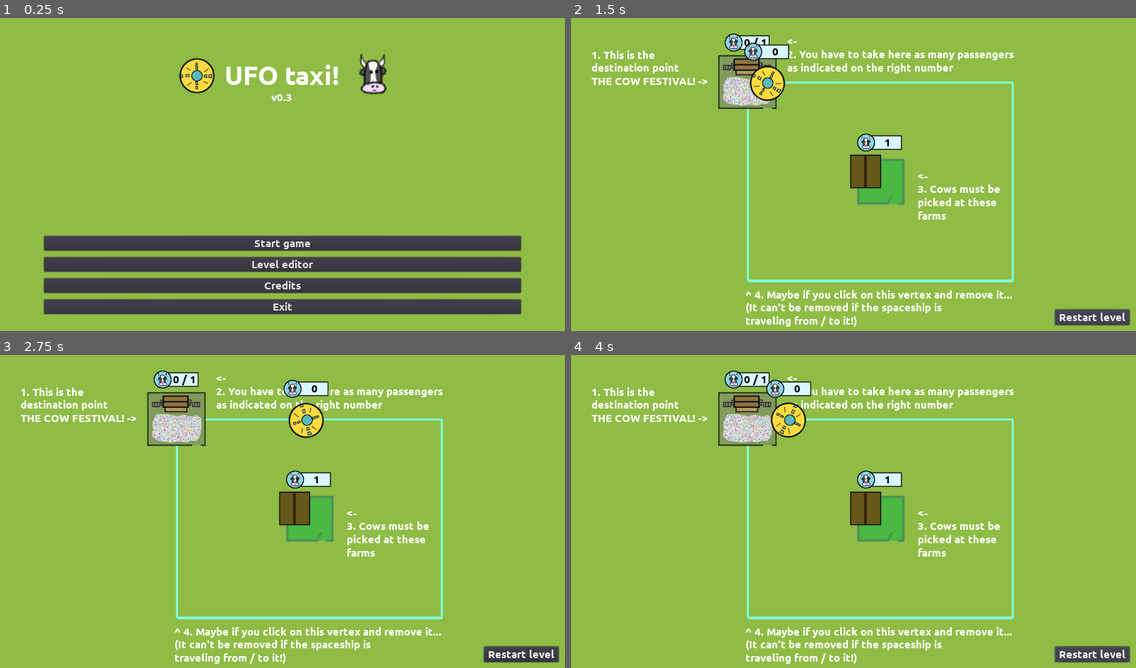
Above: before the commit, frames 1-4 (two rows, left to right).
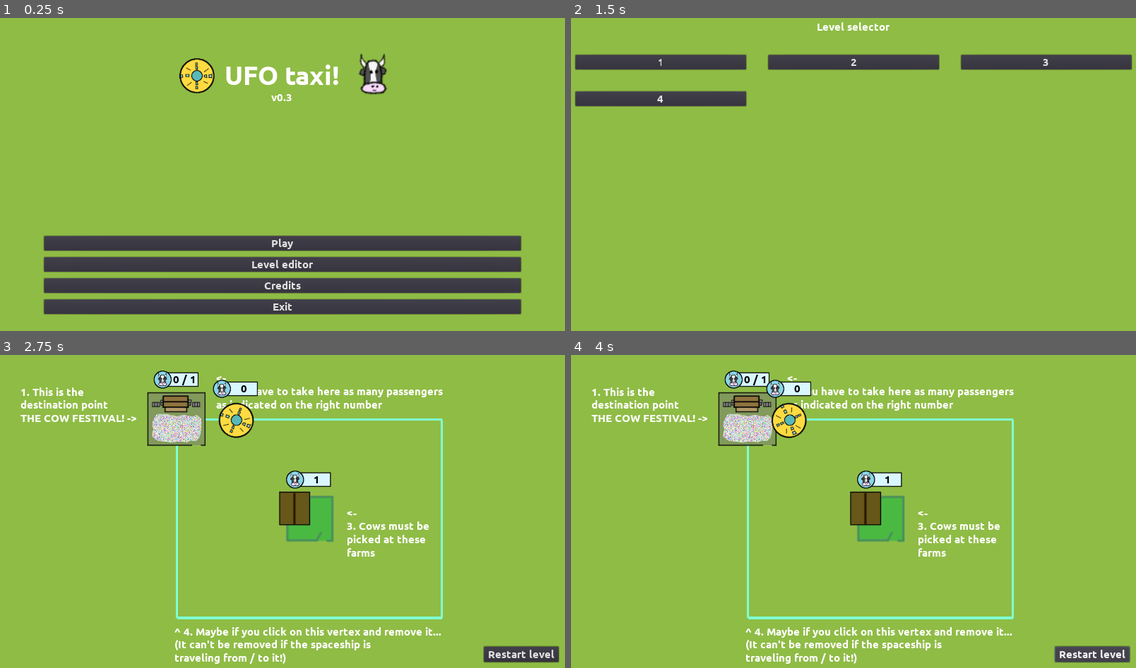
Above: after the commit, the same moments.

Repository: moisesjbc/ufo-taxi
Game: Godot game, scene res://menus/main_menu/main_menu.tscn
Two runs of this game, one before a commit and one after it. Both use one fixed random seed, a clock stepped at 60 frames per second and the inputs below.
Inputs (mouse positions are in pixels of both pictures, inside the frame that each line leads up to):
- Up to frame 1 (0.25 s): no input
- Up to frame 2 (1.5 s): click "Start game" (after the commit: "Play") at 0.5 s; click (1090, 318) at 1.25 s, where only the run before the commit has a clickable "Restart level"
- Up to frame 3 (2.75 s): click (90, 398) at 2 s, where only the run after the commit has a clickable "1"
- Up to frame 4 (4 s): click "Restart level" at 2.75 s; click "Restart level" at 3.5 s

The runs differ from the first frame. In frame 1, 0.1% of the frame differs, in the area x 45-55%, y 70-74%; in frame 2, 14%, in the area x 0-100%, y 1-99%; in frame 3, 1.9%; in frame 4, 0.3%.

Commit message:
Added level selector

Diff:
--- a/godot-project/gameplay/main/main.gd
+++ b/godot-project/gameplay/main/main.gd
@@ -21,21 +21,21 @@
 
 
 func set_current_level(level_index):
-	$current_campaign.load_level(0, level_index)
 	reset_current_level()
 
 func reset_current_level():
-	$railtrack.reset($current_campaign/current_level.railtrack_nodes, $current_campaign/current_level.n_remaining_actions)
-	$destination_area.reset($railtrack.get_node('path'), len($current_campaign/current_level.pickup_area_positions))
-	$gui/remaining_actions_label.visible = ($current_campaign/current_level.n_remaining_actions != null)
+	$railtrack.reset(level_manager.railtrack_nodes, level_manager.n_remaining_actions)
+	$destination_area.reset($railtrack.get_node('path'), len(level_manager.pickup_area_positions))
+	$gui/remaining_actions_label.visible = (level_manager.n_remaining_actions != null)
 
-	instantiate_areas($pickup_areas, $current_campaign/current_level.pickup_area_positions, pickup_area_scene)
-	instantiate_areas($area_51_areas, $current_campaign/current_level.area_51_positions, area_51_scene)
+	instantiate_areas($pickup_areas, level_manager.pickup_area_positions, pickup_area_scene)
+	instantiate_areas($area_51_areas, level_manager.area_51_positions, area_51_scene)
+	instantiate_texts($texts, level_manager.texts)
 
 
 # TODO: REMOVE
 func play_level(level_dict):
-	$current_campaign/current_level.load_from_dict(level_dict)
+	level_manager.load_from_dict(level_dict)
 	reset_current_level()
 
 
@@ -48,13 +48,25 @@
 		parent_node.add_child(area)
 		area.global_position = position
 
+
+func instantiate_texts(parent_node, texts):
+	for text in parent_node.get_children():
+		text.queue_free()
+
+	for text in texts:
+		var label = Label.new()
+		label.set_global_position(Vector2(text['position'][0], text['position'][1]))
+		label.set_size(Vector2(text['size'][0], text['size'][1]))
+		label.text = text['text']
+		parent_node.add_child(label)
+
 func next_level():
-	$current_campaign.load_next_level()
+	campaign_manager.load_next_level()
 	reset_current_level()
 
 func restart_level():
-	if $current_campaign != null:
-		set_current_level($current_campaign.current_level_index)
+	if campaign_manager != null:
+		set_current_level(campaign_manager.current_level_index)
 
 func _on_destination_area_all_passengers_left():
 	$gui/level_win_menu.display()
--- a/godot-project/gameplay/main/main.tscn
+++ b/godot-project/gameplay/main/main.tscn
@@ -1,15 +1,13 @@
-[gd_scene load_steps=12 format=2]
+[gd_scene load_steps=10 format=2]
 
 [ext_resource path="res://gameplay/main/main.gd" type="Script" id=1]
 [ext_resource path="res://gameplay/warning_label/warning_label.tscn" type="PackedScene" id=2]
-[ext_resource path="res://gameplay/main/current_campaign.gd" type="Script" id=3]
 [ext_resource path="res://gameplay/player/player.tscn" type="PackedScene" id=4]
 [ext_resource path="res://gameplay/railtrack/railtrack.tscn" type="PackedScene" id=5]
 [ext_resource path="res://gameplay/destination_area/destination_area.tscn" type="PackedScene" id=6]
 [ext_resource path="res://menus/level_win_menu/level_win_menu.tscn" type="PackedScene" id=7]
 [ext_resource path="res://fonts/Ubuntu-B.ttf" type="DynamicFontData" id=10]
 [ext_resource path="res://menus/game_over_menu/game_over.tscn" type="PackedScene" id=12]
-[ext_resource path="res://gameplay/main/level.gd" type="Script" id=13]
 
 [sub_resource type="DynamicFont" id=1]
 size = 30
@@ -30,15 +28,11 @@
 
 [node name="warning_label" parent="." instance=ExtResource( 2 )]
 
-[node name="current_campaign" type="Node" parent="."]
-script = ExtResource( 3 )
-
-[node name="current_level" type="Node" parent="current_campaign"]
-script = ExtResource( 13 )
-
 [node name="pickup_areas" type="Node2D" parent="."]
 
 [node name="area_51_areas" type="Node2D" parent="."]
+
+[node name="texts" type="Node2D" parent="."]
 
 [node name="gui" type="Node" parent="."]
 
--- a/godot-project/gameplay/main/current_campaign.gd
+++ b/godot-project/globals/campaign_manager/campaign_manager.gd
@@ -5,16 +5,16 @@
 var current_level_index = 0
 
 func load_level(campaign_index: int, level_index: int):
-	self._load_campaign_info(campaign_index)
+	self.load_campaign_info(campaign_index)
 	self._load_level(level_index)
 
 
 func _load_level(level_index: int):
 	self.current_level_index = level_index
-	$current_level.load_from_file(self._level_filepath(level_index))
+	level_manager.load_from_file(self._level_filepath(level_index))
 
 
-func _load_campaign_info(campaign_index: int):
+func load_campaign_info(campaign_index: int):
 	var file = File.new()
 	file.open('res://levels/campaign/campaigns.json', file.READ)
 	var text = file.get_as_text()
--- /dev/null
+++ b/godot-project/globals/campaign_manager/campaign_manager.tscn
@@ -0,0 +1,6 @@
+[gd_scene load_steps=2 format=2]
+
+[ext_resource path="res://globals/campaign_manager/campaign_manager.gd" type="Script" id=1]
+
+[node name="campaign_manager" type="Node"]
+script = ExtResource( 1 )
--- a/godot-project/gameplay/main/level.gd
+++ b/godot-project/globals/level_manager/level_manager.gd
@@ -15,6 +15,8 @@
 
 var campaign_index = null;
 var level_index = null;
+
+var texts = [];
 
 
 func load_from_file(filepath: String):
@@ -44,7 +46,7 @@
 	for child in get_children():
 		child.queue_free()
 
-	self._set_texts_from_json(dict['texts'])
+	texts = dict['texts']
 
 
 func _read_vector2_list_from_json(json_list):
@@ -58,12 +60,3 @@
 		res.push_back(Vector2(json_railtrack_node[0], json_railtrack_node[1]))
 
 	return res
-
-
-func _set_texts_from_json(json_texts):
-	for json_text in json_texts:
-		var label = Label.new()
-		label.set_global_position(Vector2(json_text['position'][0], json_text['position'][1]))
-		label.set_size(Vector2(json_text['size'][0], json_text['size'][1]))
-		label.text = json_text['text']
-		add_child(label)
--- /dev/null
+++ b/godot-project/globals/level_manager/level_manager.tscn
@@ -0,0 +1,6 @@
+[gd_scene load_steps=2 format=2]
+
+[ext_resource path="res://globals/level_manager/level_manager.gd" type="Script" id=1]
+
+[node name="level_manager" type="Node"]
+script = ExtResource( 1 )
--- a/godot-project/level_editor/main/level_editor.tscn
+++ b/godot-project/level_editor/main/level_editor.tscn
@@ -27,31 +27,31 @@
 
 [node name="add_vertices_button" type="Button" parent="state_machine/idle/tools_container"]
 margin_right = 158.0
-margin_bottom = 108.0
+margin_bottom = 70.0
 text = "Add vertices"
 
 [node name="clear_vertices_button" type="Button" parent="state_machine/idle/tools_container"]
 margin_left = 162.0
 margin_right = 334.0
-margin_bottom = 108.0
+margin_bottom = 70.0
 text = "Clear vertices"
 
 [node name="add_pickup_area_button" type="Button" parent="state_machine/idle/tools_container"]
 margin_left = 338.0
 margin_right = 536.0
-margin_bottom = 108.0
+margin_bottom = 70.0
 text = "Add pickup area"
 
 [node name="add_area_51_area" type="Button" parent="state_machine/idle/tools_container"]
 margin_left = 540.0
 margin_right = 689.0
-margin_bottom = 108.0
+margin_bottom = 70.0
 text = "Add area 51"
 
 [node name="actions_limit_container" type="VBoxContainer" parent="state_machine/idle/tools_container"]
 margin_left = 693.0
 margin_right = 841.0
-margin_bottom = 108.0
+margin_bottom = 70.0
 
 [node name="actions_limit_label" type="Label" parent="state_machine/idle/tools_container/actions_limit_container"]
 margin_right = 148.0
@@ -66,7 +66,7 @@
 [node name="play_button" type="Button" parent="state_machine/idle/tools_container"]
 margin_left = 845.0
 margin_right = 906.0
-margin_bottom = 108.0
+margin_bottom = 70.0
 text = "Play"
 
 [node name="add_vertices" type="Node2D" parent="state_machine"]
--- /dev/null
+++ b/godot-project/menus/level_selector/level_options/level_options.gd
@@ -0,0 +1,10 @@
+extends HBoxContainer
+
+signal play_button_pressed
+
+func set_level_info(level_index: int, level_id: int):
+	$play_button.text = str(level_index)
+
+
+func _on_play_button_pressed():
+	emit_signal('play_button_pressed')
--- /dev/null
+++ b/godot-project/menus/level_selector/level_options/level_options.tscn
@@ -0,0 +1,21 @@
+[gd_scene load_steps=2 format=2]
+
+[ext_resource path="res://menus/level_selector/level_options/level_options.gd" type="Script" id=1]
+
+[node name="level_options" type="HBoxContainer"]
+margin_right = 40.0
+margin_bottom = 40.0
+size_flags_horizontal = 3
+size_flags_vertical = 3
+script = ExtResource( 1 )
+__meta__ = {
+"_edit_use_anchors_": false
+}
+
+[node name="play_button" type="Button" parent="."]
+margin_right = 40.0
+margin_bottom = 40.0
+size_flags_horizontal = 3
+size_flags_vertical = 3
+text = "1"
+[connection signal="pressed" from="play_button" to="." method="_on_play_button_pressed"]
--- /dev/null
+++ b/godot-project/menus/level_selector/level_selector.gd
@@ -0,0 +1,15 @@
+extends Control
+
+var level_options_scene = preload('res://menus/level_selector/level_options/level_options.tscn')
+
+func _ready():
+	campaign_manager.load_campaign_info(0)
+	for level_index in range(len(campaign_manager.level_ids)):
+		var level_option = level_options_scene.instance()
+		level_option.set_level_info(level_index + 1, campaign_manager.level_ids[level_index])
+		level_option.connect('play_button_pressed', self, '_play_level', [level_index])
+		$margin_container/vbox_container/levels_container.add_child(level_option)
+
+func _play_level(level_index):
+	campaign_manager.load_level(0, level_index)
+	get_tree().change_scene('res://gameplay/main/main.tscn')
--- /dev/null
+++ b/godot-project/menus/level_selector/level_selector.tscn
@@ -0,0 +1,43 @@
+[gd_scene load_steps=2 format=2]
+
+[ext_resource path="res://menus/level_selector/level_selector.gd" type="Script" id=1]
+
+[node name="level_selector" type="Control"]
+anchor_right = 1.0
+anchor_bottom = 1.0
+script = ExtResource( 1 )
+__meta__ = {
+"_edit_use_anchors_": false
+}
+
+[node name="margin_container" type="MarginContainer" parent="."]
+anchor_right = 1.0
+anchor_bottom = 1.0
+custom_constants/margin_right = 10
+custom_constants/margin_top = 10
+custom_constants/margin_left = 10
+custom_constants/margin_bottom = 10
+__meta__ = {
+"_edit_use_anchors_": false
+}
+
+[node name="vbox_container" type="VBoxContainer" parent="margin_container"]
+margin_left = 10.0
+margin_top = 10.0
+margin_right = 1270.0
+margin_bottom = 710.0
+custom_constants/separation = 50
+
+[node name="title" type="Label" parent="margin_container/vbox_container"]
+margin_right = 1260.0
+margin_bottom = 28.0
+text = "Level selector"
+align = 1
+
+[node name="levels_container" type="GridContainer" parent="margin_container/vbox_container"]
+margin_top = 78.0
+margin_right = 1260.0
+margin_bottom = 78.0
+custom_constants/vseparation = 50
+custom_constants/hseparation = 50
+columns = 3
--- a/godot-project/menus/main_menu/main_menu.gd
+++ b/godot-project/menus/main_menu/main_menu.gd
@@ -6,7 +6,7 @@
 
 
 func _on_start_game_button_pressed():
-	get_tree().change_scene("res://gameplay/main/main.tscn")
+	get_tree().change_scene("res://menus/level_selector/level_selector.tscn")
 
 
 func _on_exit_button_pressed():
--- a/godot-project/menus/main_menu/main_menu.tscn
+++ b/godot-project/menus/main_menu/main_menu.tscn
@@ -39,16 +39,16 @@
 
 [node name="title_container" type="CenterContainer" parent="margin_container/vbox_container"]
 margin_right = 1080.0
-margin_bottom = 106.0
+margin_bottom = 100.0
 
 [node name="HBoxContainer" type="HBoxContainer" parent="margin_container/vbox_container/title_container"]
 margin_left = 408.0
 margin_right = 672.0
-margin_bottom = 106.0
+margin_bottom = 100.0
 
 [node name="vbox_container" type="VBoxContainer" parent="margin_container/vbox_container/title_container/HBoxContainer"]
 margin_right = 264.0
-margin_bottom = 106.0
+margin_bottom = 100.0
 
 [node name="title" type="Label" parent="margin_container/vbox_container/title_container/HBoxContainer/vbox_container"]
 margin_right = 264.0
@@ -60,7 +60,7 @@
 [node name="version" type="Label" parent="margin_container/vbox_container/title_container/HBoxContainer/vbox_container"]
 margin_top = 72.0
 margin_right = 264.0
-margin_bottom = 106.0
+margin_bottom = 100.0
 text = "v0.3"
 align = 1
 
@@ -74,32 +74,32 @@
 texture = ExtResource( 3 )
 
 [node name="buttons_container" type="VBoxContainer" parent="margin_container/vbox_container"]
-margin_top = 406.0
+margin_top = 400.0
 margin_right = 1080.0
-margin_bottom = 611.0
+margin_bottom = 581.0
 custom_constants/separation = 15
 
 [node name="start_game_button" type="Button" parent="margin_container/vbox_container/buttons_container"]
 margin_right = 1080.0
-margin_bottom = 40.0
-text = "Start game"
+margin_bottom = 34.0
+text = "Play"
 
 [node name="level_editor_button" type="Button" parent="margin_container/vbox_container/buttons_container"]
-margin_top = 55.0
+margin_top = 49.0
 margin_right = 1080.0
-margin_bottom = 95.0
+margin_bottom = 83.0
 text = "Level editor"
 
 [node name="credits_button" type="Button" parent="margin_container/vbox_container/buttons_container"]
-margin_top = 110.0
+margin_top = 98.0
 margin_right = 1080.0
-margin_bottom = 150.0
+margin_bottom = 132.0
 text = "Credits"
 
 [node name="exit_button" type="Button" parent="margin_container/vbox_container/buttons_container"]
-margin_top = 165.0
+margin_top = 147.0
 margin_right = 1080.0
-margin_bottom = 205.0
+margin_bottom = 181.0
 text = "Exit"
 [connection signal="pressed" from="margin_container/vbox_container/buttons_container/start_game_button" to="." method="_on_start_game_button_pressed"]
 [connection signal="pressed" from="margin_container/vbox_container/buttons_container/level_editor_button" to="." method="_on_level_editor_button_pressed"]
--- a/godot-project/project.godot
+++ b/godot-project/project.godot
@@ -22,6 +22,8 @@
 [autoload]
 
 Music="*res://music/music.tscn"
+campaign_manager="*res://globals/campaign_manager/campaign_manager.tscn"
+level_manager="*res://globals/level_manager/level_manager.tscn"
 
 [display]
 
